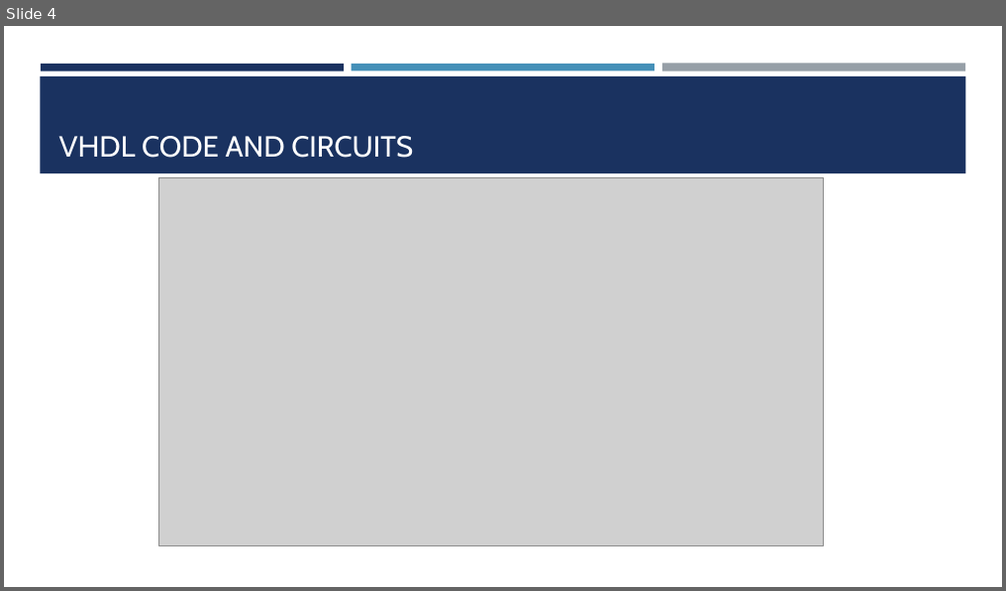
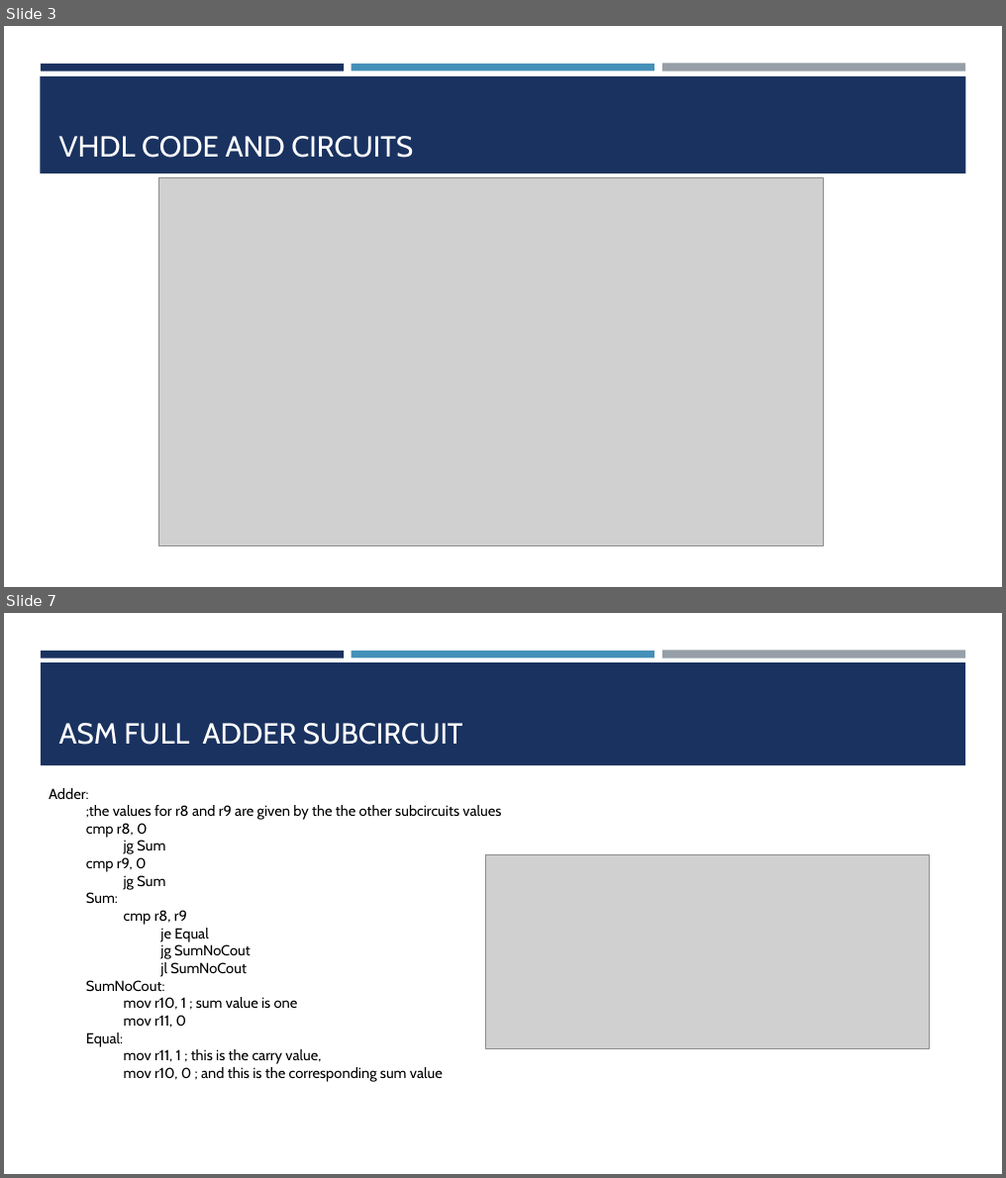
Before and after one commit to LisaJacklin/CS301_Project, a slide deck: CS301_ProjectPresentation.pptx. Shown one above the other, each under a label of ours: slide 4 before the commit, slides 3 and 7 after it; the slides between them are not shown. The pictures are 1006x591 and 1006x1178 pixels, drawn with LibreOffice and Linux fonts; fonts in the diff are those of the drawing; grey boxes stand for pictures. Boxes give left, top, right and bottom in pixels: in the first picture for what was removed or moved away, otherwise in the second. Text is boxed around its words. In the diff, an @@ line names an element or a change of style, - is before the commit and + after.

```diff
--- a/CS301_ProjectPresentation.pptx
+++ b/CS301_ProjectPresentation.pptx
@@ slide 7 added at [4, 613, 1002, 1174], background #FFFFFF; not listed: 3 template elements that a slide beside it also shows @@
@@ rectangle added at [41, 663, 966, 765], fill #1A3260 @@
@@ title added at [59, 723, 463, 745], 28 pt, text #FFFFFF @@
+ASM FULL ADDER SUBCIRCUIT
@@ text added at [49, 788, 501, 1082], 14 pt, text #000000 @@
+Adder:
+;the values for r8 and r9 are given by the the other subcircuits values
+cmp r8, 0
+jg Sum
+cmp r9, 0
+jg Sum
+Sum:
+cmp r8, r9
+je Equal
+jg SumNoCout
+jl SumNoCout
+SumNoCout:
+mov r10, 1 ; sum value is one
+mov r11, 0
+Equal:
+mov r11, 1 ; this is the carry value,
+mov r10, 0 ; and this is the corresponding sum value
@@ picture added at [485, 856, 930, 1050] @@
@@ what was slide 4 is now slide 3 @@
```
Also in this commit, not shown: 4 slides changed, 4 other slides added, 7 slides removed, 6 other files.
